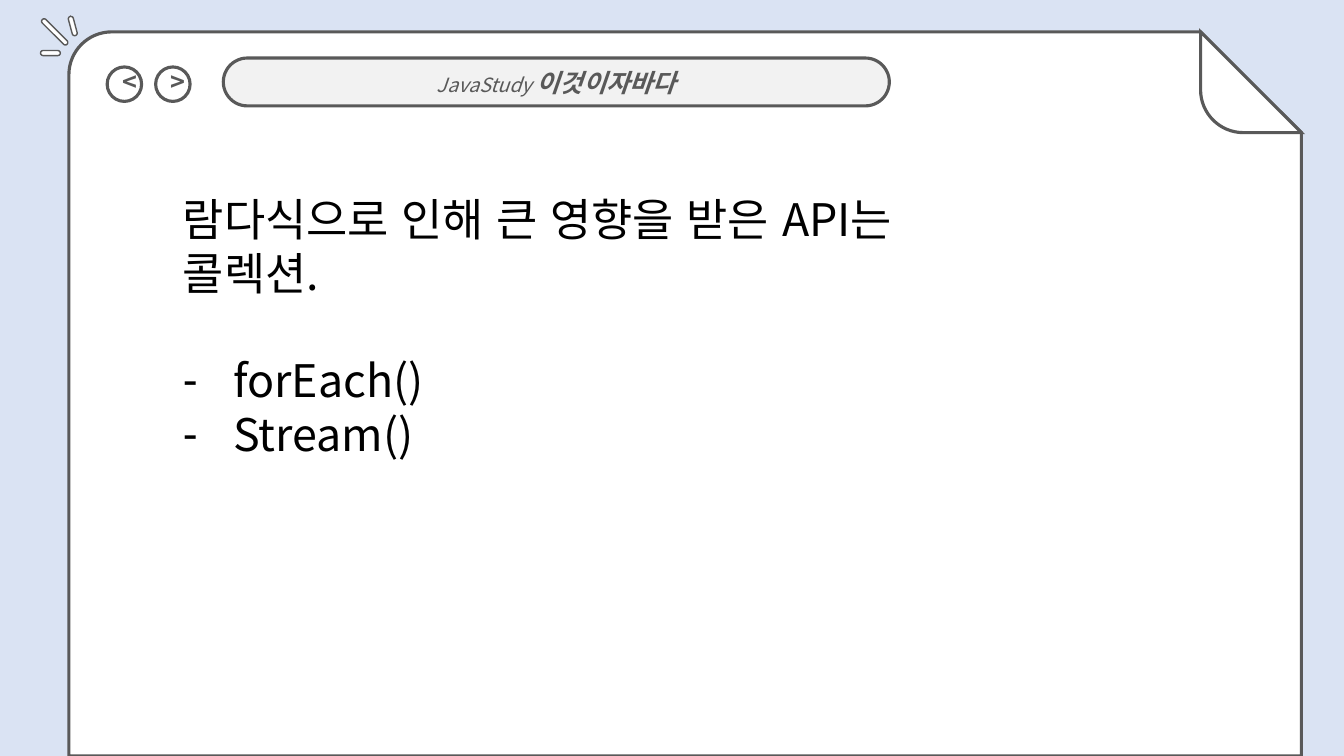
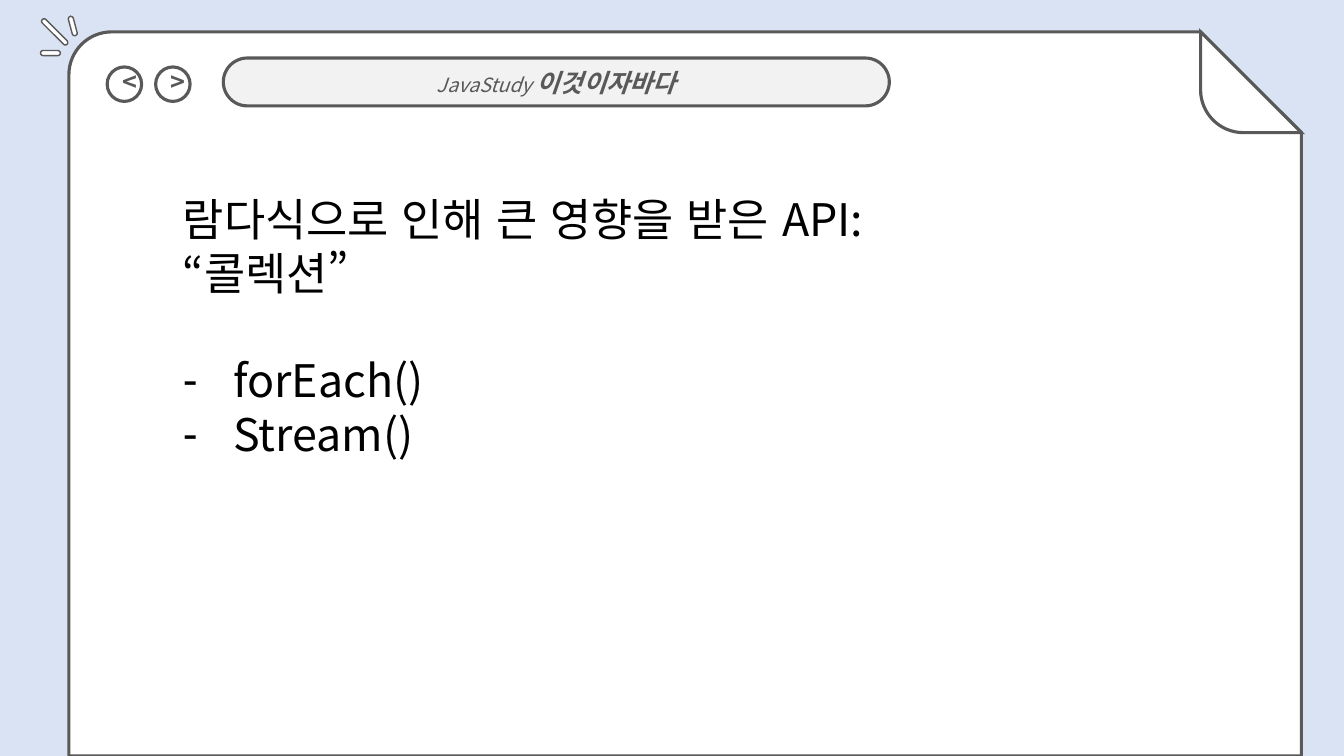
Before and after one commit to jihyyeshin/2019-1-Javastudy, a slide deck: slide 13 of 4주차/4.4 신지혜 발표자료.pptx. Drawn at 1344x756 pixels with LibreOffice and Linux fonts; fonts in the diff are those of the drawing. Boxes give left, top, right and bottom in pixels: in the first picture for what was removed or moved away, otherwise in the second. Text is boxed around its words. In the diff, an @@ line names an element or a change of style, - is before the commit and + after.

```diff
--- a/4주차/4.4 신지혜 발표자료.pptx
+++ b/4주차/4.4 신지혜 발표자료.pptx
@@ text at box(183, 198, 863, 294): text changed @@
-람다식으로 인해 큰 영향을 받은 API는 콜렉션.
+람다식으로 인해 큰 영향을 받은 API: “콜렉션”
```
Also in this commit, not shown: 7 other slides changed, 1 slide added, 1 slide removed.
